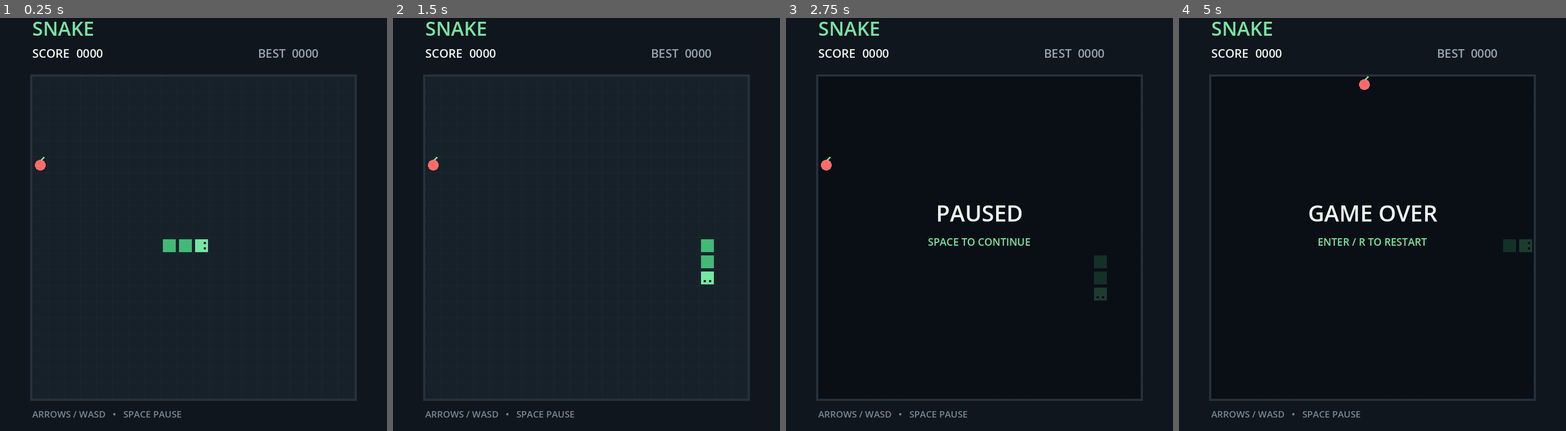
Above: before the commit, frames 1-4 (left to right).
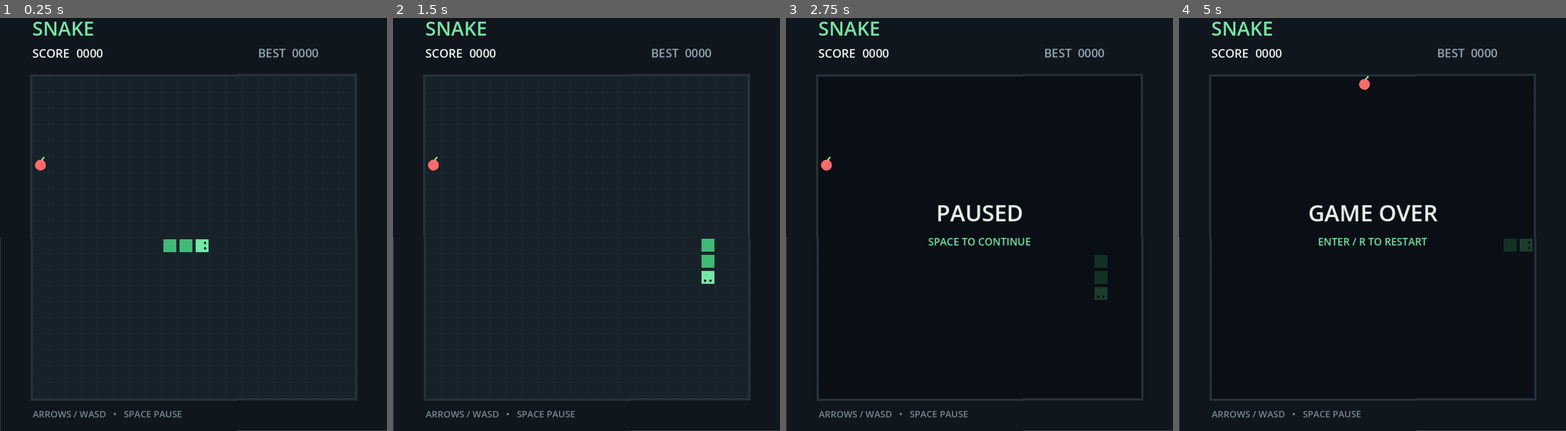
Above: after the commit, the same moments.

Repository: 1iuke/snake
Game: Godot game, scene res://main.tscn
The game is run twice, just before and just after one commit, with the same random seed, the same clock (stepped at 60 frames per second) and the same inputs.
Inputs:
- Up to frame 1 (0.25 s): no input
- Up to frame 2 (1.5 s): tap Enter at 0.5, 0.6 s; hold Right 0.53-1.28 s; tap Space at 0.77, 1.25 s; tap Keypad Enter at 0.8, 1.35 s; hold Down from 1.28 s (still down)
- Up to frame 3 (2.75 s): tap Space at 1.52 s; tap R at 1.55, 2.1 s; tap Enter at 2, 2.3 s; release Down at 2.03 s; hold Right from 2.03 s (still down)
- Up to frame 4 (5 s): tap Space at 2.75, 3.02, 3.77, 4.52 s; release Right at 2.78 s; hold Up 2.78-3.53 s; tap Enter at 2.85, 4.25, 4.55 s; tap Keypad Enter at 3.05, 3.6 s; hold Left from 3.53 s (still down); tap R at 3.8, 4.35 s

The runs differ from the first frame. In frame 1, 0.7% of the frame differs, in the area x 0-100%, y 0-100%; in frame 2, 0.7%; in frame 3, 1.3%; in frame 4, 1.4%.

Commit message:
Lesson4: 用 Timer Signal 驱动蛇

Diff:
--- a/main.gd
+++ b/main.gd
@@ -16,8 +16,10 @@
 
 var score := 0
 var high_score := 0
-var move_timer := 0.0
-var move_interval := start_speed
+#var move_timer := 0.0
+#var move_interval := start_speed
+@onready var move_timer: Timer = $MoveTimer
+
 var game_over := false
 var paused := false
 
@@ -26,7 +28,6 @@
 	randomize()
 	food_visual = FOOD_SCENE.instantiate()
 	add_child(food_visual)
-	set_process(true)
 	new_game()
 
 
@@ -35,21 +36,14 @@
 	direction = Vector2i.RIGHT
 	queued_direction = direction
 	score = 0
-	move_timer = 0.0
-	move_interval = start_speed
+	move_timer.start(start_speed)
 	game_over = false
 	paused = false
 	spawn_food()
 	queue_redraw()
 
 
-func _process(delta: float) -> void:
-	if game_over or paused:
-		return
-	move_timer += delta
-	if move_timer >= move_interval:
-		move_timer -= move_interval
-		step_game()
+
 
 
 func _unhandled_key_input(event: InputEvent) -> void:
@@ -85,7 +79,9 @@
 	direction = queued_direction
 	var new_head := snake[0] + direction
 	var ate_food := new_head == food
-
+	move_timer.wait_time = maxf(
+			MIN_SPEED,
+			start_speed - score * 0.0015)
 	if not ate_food:
 		snake.pop_back()
 	if is_outside_board(new_head) or new_head in snake:
@@ -96,7 +92,7 @@
 	if ate_food:
 		score += 10
 		high_score = maxi(high_score, score)
-		move_interval = maxf(MIN_SPEED, start_speed - score * 0.0015)
+
 		spawn_food()
 	queue_redraw()
 
@@ -125,6 +121,7 @@
 
 
 func finish_game() -> void:
+	move_timer.stop()
 	game_over = true
 	high_score = maxi(high_score, score)
 	queue_redraw()
@@ -189,3 +186,8 @@
 	var hint := "SPACE TO CONTINUE" if paused else "ENTER / R TO RESTART"
 	draw_string(ThemeDB.fallback_font, Vector2(0, 410), title, HORIZONTAL_ALIGNMENT_CENTER, 720, 42, Color("eaf7ef"))
 	draw_string(ThemeDB.fallback_font, Vector2(0, 455), hint, HORIZONTAL_ALIGNMENT_CENTER, 720, 19, Color("75e6a4"))
+
+
+func _on_move_timer_timeout() -> void:
+	if not game_over and not paused:
+		step_game()
--- a/main.tscn
+++ b/main.tscn
@@ -3,5 +3,11 @@
 [ext_resource type="Script" uid="uid://dkgqptcou4e1q" path="res://main.gd" id="1"]
 
 [node name="SnakeGame" type="Node2D" unique_id=2054477713]
+rotation = -0.0011362133
 script = ExtResource("1")
 start_speed = 0.08
+
+[node name="MoveTimer" type="Timer" parent="." unique_id=557227788]
+autostart = true
+
+[connection signal="timeout" from="MoveTimer" to="." method="_on_move_timer_timeout"]
Not shown, changed: RESOURCES.md
Not shown, added: learning-records/0003-packed-scene-instantiation.md
Not shown, added: lessons/0004-timer-signals.html
